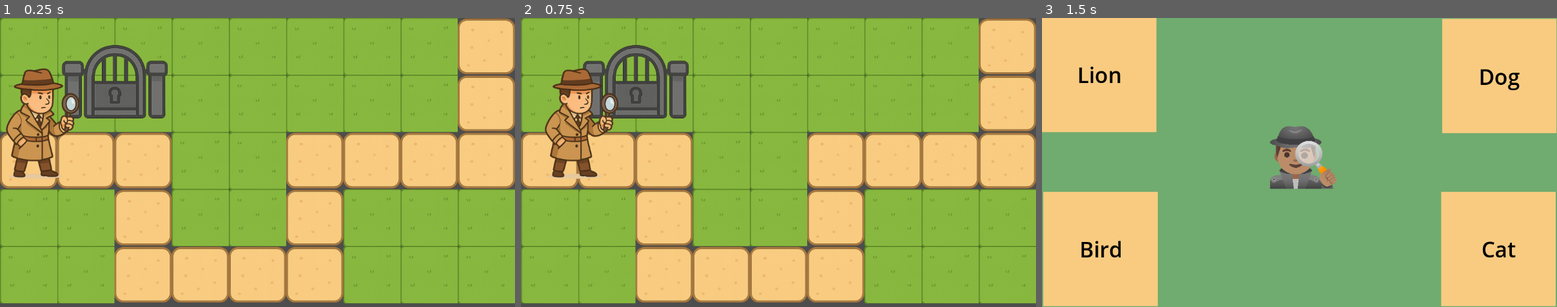
Above: before the commit, frames 1-3 (left to right).
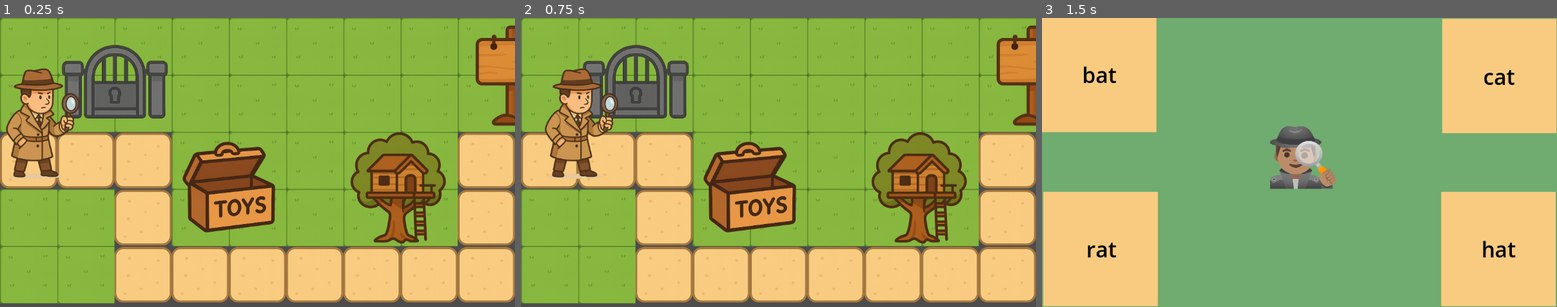
Above: after the commit, the same moments.

Repository: yvenspinto13/detective_q
Game: Godot game, scene res://MainScene.tscn
The game is run twice, just before and just after one commit, with the same random seed, the same clock (stepped at 60 frames per second) and the same inputs.
Inputs (mouse positions are in pixels of both pictures, inside the frame that each line leads up to):
- Up to frame 1 (0.25 s): no input
- Up to frame 2 (0.75 s): tap Enter at 0.5 s; move the mouse to (891, 148) at 0.52 s; hold Right (ui_right) from 0.53 s (still down); click (891, 148) at 0.67 s
- Up to frame 3 (1.5 s): release Right (ui_right) at 1.25 s; tap Space at 1.25 s; drag from (1196, 176) to (1273, 220) at 1.27 s

The runs differ from the first frame. In frame 1, 28% of the frame differs, in the area x 35-100%, y 0-99%; in frame 2, 28%; in frame 3, 0.8%.

Commit message:
re style the home screen and add rhyme puzzle

Diff:
--- a/MainScene.tscn
+++ b/MainScene.tscn
@@ -1,18 +1,31 @@
-[gd_scene load_steps=14 format=3 uid="uid://bjhacrsxuv7cj"]
+[gd_scene load_steps=22 format=3 uid="uid://bjhacrsxuv7cj"]
 
 [ext_resource type="Script" uid="uid://dqx1xxautyunl" path="res://main.gd" id="1_a814b"]
 [ext_resource type="Texture2D" uid="uid://bg1g0jm76wgpl" path="res://assets/objects/lock-gate.png" id="2_5crlr"]
 [ext_resource type="Texture2D" uid="uid://csc13cdmye5p" path="res://assets/objects/paw.png" id="2_hbc2u"]
 [ext_resource type="Texture2D" uid="uid://x0fbdjl6dwsa" path="res://assets/tiles/grass-tile.png" id="3_hbc2u"]
+[ext_resource type="Texture2D" uid="uid://43assu6any4g" path="res://assets/objects/signboard.png" id="3_p5x2j"]
 [ext_resource type="Texture2D" uid="uid://blefc707rpeh6" path="res://assets/tiles/path-tile.png" id="4_torvr"]
 [ext_resource type="Script" uid="uid://ckmdanxmjytsu" path="res://tile_map.gd" id="5_5crlr"]
 [ext_resource type="Script" uid="uid://bkjibyyx81xuk" path="res://detective_character_body_2d.gd" id="5_8xkvn"]
+[ext_resource type="Texture2D" uid="uid://7ixtrscvukoi" path="res://assets/objects/toy_box.png" id="5_yvb8b"]
+[ext_resource type="Texture2D" uid="uid://c2og2hf76yw04" path="res://assets/objects/treehouse.png" id="6_3hf6u"]
 [ext_resource type="Texture2D" uid="uid://3rap63tn6kb1" path="res://assets/objects/detective.png" id="6_p5x2j"]
+[ext_resource type="Texture2D" uid="uid://cus22vtp5b3p7" path="res://assets/objects/cat_collar.png" id="7_yvb8b"]
 
 [sub_resource type="TileSetAtlasSource" id="TileSetAtlasSource_torvr"]
 texture = ExtResource("2_hbc2u")
 texture_region_size = Vector2i(128, 128)
 0:0/0 = 0
+1:0/0 = 0
+0:1/0 = 0
+1:1/0 = 0
+
+[sub_resource type="TileSetAtlasSource" id="TileSetAtlasSource_4mcbk"]
+texture = ExtResource("3_p5x2j")
+texture_region_size = Vector2i(128, 128)
+0:0/0 = 0
+0:0/0/physics_layer_0/polygon_0/points = PackedVector2Array(4, 11, 3, 64, 64, 64, 64, 9)
 1:0/0 = 0
 0:1/0 = 0
 1:1/0 = 0
@@ -27,6 +40,32 @@
 0:1/0/physics_layer_0/polygon_0/points = PackedVector2Array(45, -37, 45, 1, 64, 1, 64, -37)
 1:1/0 = 0
 1:1/0/physics_layer_0/polygon_0/points = PackedVector2Array(-64, -37, -64, 2, -43, 2, -43, -36)
+
+[sub_resource type="TileSetAtlasSource" id="TileSetAtlasSource_mctxq"]
+texture = ExtResource("5_yvb8b")
+texture_region_size = Vector2i(128, 128)
+0:0/0 = 0
+1:0/0 = 0
+0:1/0 = 0
+0:1/0/physics_layer_0/polygon_0/points = PackedVector2Array(51, -53, 51, 7, 64, 6, 64, -55)
+1:1/0 = 0
+
+[sub_resource type="TileSetAtlasSource" id="TileSetAtlasSource_nm5af"]
+texture = ExtResource("6_3hf6u")
+texture_region_size = Vector2i(128, 128)
+0:0/0 = 0
+1:0/0 = 0
+0:1/0 = 0
+0:1/0/physics_layer_0/polygon_0/points = PackedVector2Array(-12, -32, 64, 4, 64, -64, -12, -64)
+1:1/0 = 0
+
+[sub_resource type="TileSetAtlasSource" id="TileSetAtlasSource_3hf6u"]
+texture = ExtResource("7_yvb8b")
+texture_region_size = Vector2i(128, 128)
+0:0/0 = 0
+1:0/0 = 0
+0:1/0 = 0
+1:1/0 = 0
 
 [sub_resource type="TileSetAtlasSource" id="TileSetAtlasSource_q6r6c"]
 texture = ExtResource("3_hbc2u")
@@ -45,6 +84,10 @@
 sources/8 = SubResource("TileSetAtlasSource_kdubu")
 sources/10 = SubResource("TileSetAtlasSource_0hol4")
 sources/0 = SubResource("TileSetAtlasSource_torvr")
+sources/1 = SubResource("TileSetAtlasSource_4mcbk")
+sources/2 = SubResource("TileSetAtlasSource_mctxq")
+sources/3 = SubResource("TileSetAtlasSource_nm5af")
+sources/4 = SubResource("TileSetAtlasSource_3hf6u")
 
 [node name="Node2D" type="Node2D"]
 script = ExtResource("1_a814b")
@@ -54,9 +97,9 @@
 collision_visibility_mode = 1
 format = 2
 layer_0/name = "ground"
-layer_0/tile_data = PackedInt32Array(65536, 7, 0, 0, 7, 0, 1, 7, 0, 65537, 7, 0, 65538, 7, 0, 2, 7, 0, 3, 7, 0, 65539, 7, 0, 196613, 8, 0, 262149, 8, 0, 262150, 7, 0, 196614, 7, 0, 196615, 7, 0, 262151, 7, 0, 262152, 7, 0, 196616, 7, 0, 196617, 7, 0, 262153, 7, 0, 65545, 7, 0, 65544, 8, 0, 65542, 7, 0, 65541, 7, 0, 5, 7, 0, 6, 7, 0, 7, 7, 0, 65543, 7, 0, 8, 8, 0, 9, 7, 0, 131072, 8, 0, 131073, 8, 0, 131074, 8, 0, 196610, 8, 0, 262146, 8, 0, 262147, 8, 0, 262148, 8, 0, 131077, 8, 0, 131078, 8, 0, 131079, 8, 0, 131080, 8, 0, 4, 7, 0, 65540, 7, 0, 131076, 7, 0, 131075, 7, 0, 196611, 7, 0, 196612, 7, 0, 131081, 7, 0, 196608, 7, 0, 196609, 7, 0, 262145, 7, 0, 262144, 7, 0)
+layer_0/tile_data = PackedInt32Array(65536, 7, 0, 0, 7, 0, 1, 7, 0, 65537, 7, 0, 65538, 7, 0, 2, 7, 0, 3, 7, 0, 65539, 7, 0, 196613, 7, 0, 262149, 8, 0, 262150, 8, 0, 196614, 7, 0, 196615, 7, 0, 262151, 8, 0, 262152, 8, 0, 196616, 8, 0, 196617, 7, 0, 262153, 7, 0, 65545, 7, 0, 65544, 7, 0, 65542, 7, 0, 65541, 7, 0, 5, 7, 0, 6, 7, 0, 7, 7, 0, 65543, 7, 0, 8, 7, 0, 9, 7, 0, 131072, 8, 0, 131073, 8, 0, 131074, 8, 0, 196610, 8, 0, 262146, 8, 0, 262147, 8, 0, 262148, 8, 0, 131077, 7, 0, 131078, 7, 0, 131079, 7, 0, 131080, 8, 0, 4, 7, 0, 65540, 7, 0, 131076, 7, 0, 131075, 7, 0, 196611, 7, 0, 196612, 7, 0, 131081, 8, 0, 196608, 7, 0, 196609, 7, 0, 262145, 7, 0, 262144, 7, 0)
 layer_1/name = "infra"
-layer_1/tile_data = PackedInt32Array(1, 10, 0, 65537, 10, 1, 2, 65546, 0, 65538, 65546, 1)
+layer_1/tile_data = PackedInt32Array(1, 10, 0, 65537, 10, 1, 2, 65546, 0, 65538, 65546, 1, 131075, 2, 0, 196611, 2, 1, 131076, 65538, 0, 196612, 65538, 1, 131078, 3, 0, 196614, 3, 1, 131079, 65539, 0, 196615, 65539, 1, 8, 1, 0, 65544, 1, 1, 9, 65537, 0, 65545, 65537, 1)
 script = ExtResource("5_5crlr")
 
 [node name="CharacterBody2D" type="CharacterBody2D" parent="."]
--- a/detective_character_body_2d.gd
+++ b/detective_character_body_2d.gd
@@ -1,7 +1,7 @@
 extends CharacterBody2D
 
 @export var speed: float = 200.0
-var gate_triggered: bool = false
+@export var gate_triggered: bool = false
 
 signal puzzle_touched
 
@@ -36,3 +36,7 @@
 					print("Gate")
 					gate_triggered = true
 					emit_signal("puzzle_touched", "SoundMatchScene", tile_id_x)
+				elif tile_id_x == 2:
+					print("Gate")
+					gate_triggered = true
+					emit_signal("puzzle_touched", "RhymePuzzleScene", tile_id_x)
--- a/main.gd
+++ b/main.gd
@@ -43,6 +43,7 @@
 	mark_and_update_tile_call.call(puzzle, current_puzzle_tile)
 	puzzle_container.remove_child(puzzle_instance)
 	_set_main_level_visibility(true)
+	player.gate_triggered = false
 
 func mark_solved(key: String) -> void:
 	if puzzles_solved.has(key):
--- /dev/null
+++ b/scenes/PuzzlePiece.tscn
@@ -0,0 +1,24 @@
+[gd_scene load_steps=2 format=3 uid="uid://budi16qsskegj"]
+
+[ext_resource type="Script" uid="uid://8d805818su3b" path="res://scenes/puzzle_piece.gd" id="1_jpqrk"]
+
+[node name="PuzzlePiece" type="Control"]
+layout_mode = 3
+anchors_preset = 15
+anchor_right = 1.0
+anchor_bottom = 1.0
+grow_horizontal = 2
+grow_vertical = 2
+script = ExtResource("1_jpqrk")
+
+[node name="TextureRect" type="TextureRect" parent="."]
+layout_mode = 0
+offset_right = 40.0
+offset_bottom = 40.0
+
+[node name="Label" type="Label" parent="TextureRect"]
+layout_mode = 0
+offset_right = 40.0
+offset_bottom = 23.0
+horizontal_alignment = 1
+vertical_alignment = 1
--- /dev/null
+++ b/scenes/RhymePuzzleScene.tscn
@@ -0,0 +1,27 @@
+[gd_scene load_steps=3 format=3 uid="uid://b7n1bkhyplv16"]
+
+[ext_resource type="Script" uid="uid://5suw41l3vsml" path="res://scenes/rhyme_puzzle_scene.gd" id="1_4usx6"]
+
+[sub_resource type="StyleBoxFlat" id="StyleBoxFlat_4usx6"]
+bg_color = Color(0.439216, 0.670588, 0.435294, 1)
+
+[node name="RhymePuzzle" type="Node2D"]
+script = ExtResource("1_4usx6")
+
+[node name="PuzzleArea" type="Control" parent="."]
+layout_mode = 3
+anchors_preset = 0
+offset_right = 40.0
+offset_bottom = 40.0
+
+[node name="Background" type="Panel" parent="PuzzleArea"]
+z_index = -2
+offset_right = 1153.0
+offset_bottom = 648.0
+theme_override_styles/panel = SubResource("StyleBoxFlat_4usx6")
+
+[node name="WordPairs" type="Node2D" parent="."]
+
+[node name="Feedback" type="Label" parent="."]
+offset_right = 40.0
+offset_bottom = 23.0
--- /dev/null
+++ b/scenes/puzzle_piece.gd
@@ -0,0 +1,76 @@
+extends Control
+
+signal matched(word)
+
+@export var word: String
+@export var match_word: String
+@export var is_left: bool = true   # left half (male) vs right half (female)
+
+var dragging = false
+var drag_offset = Vector2.ZERO
+
+@onready var label = $TextureRect/Label
+@onready var sprite = $TextureRect
+var right_scale = 0.24
+var left_piece = 0.2
+
+
+func _ready():
+	label.text = word
+	label.add_theme_font_size_override("font_size", 150)
+
+
+	# Load correct sprite (male/female)
+	if is_left:
+		sprite.texture = preload("res://assets/objects/puzzle_piece_male.png")
+		sprite.scale = Vector2(0.2, 0.2)
+		label.size = sprite.size
+		label.offset_left = 0
+	else:
+		sprite.texture = preload("res://assets/objects/puzzle_piece_female.png")
+		sprite.scale = Vector2(0.24, 0.24)
+		label.offset_left = 100
+		label.size = sprite.size
+	# Make label fill parent (TextureRect)
+	label.set_anchors_preset(Control.PRESET_FULL_RECT)
+
+	label.offset_top = 0
+	label.offset_right = 0
+	label.offset_bottom = 0
+	# Align text
+	label.horizontal_alignment = HORIZONTAL_ALIGNMENT_CENTER
+	label.vertical_alignment = VERTICAL_ALIGNMENT_CENTER
+
+func _gui_input(event):
+	if event is InputEventMouseButton:
+		if event.pressed:
+			dragging = true
+			drag_offset = event.position
+		else:
+			dragging = false
+			check_for_match()
+	elif event is InputEventMouseMotion and dragging:
+		global_position = get_global_mouse_position() - drag_offset
+
+func check_for_match():
+	print("checking match")
+	for sibling in get_parent().get_children():
+		if sibling == self:
+			continue
+		print("checking sibling", sibling, sibling.word, match_word)
+		if sibling is Control and sibling.word == match_word:
+			var dist = global_position.distance_to(sibling.global_position)
+			print("dist", dist)
+			if dist < 161: # snapping distance
+				# Snap visually so male and female connect
+				print("check pos", sibling.global_position, sprite.texture.get_width())
+				if is_left:
+					global_position = sibling.global_position + Vector2(-sprite.texture.get_width() + 20, 0)
+				else:
+					global_position = sibling.global_position + Vector2(sprite.texture.get_width() - 20, 0)
+
+				emit_signal("matched", word)
+				#mouse_filter = Control.MOUSE_FILTER_IGNORE
+				#sibling.mouse_filter = Control.MOUSE_FILTER_IGNORE
+				sibling.queue_free()
+				queue_free()
--- /dev/null
+++ b/scenes/rhyme_puzzle_scene.gd
@@ -0,0 +1,55 @@
+extends Node2D
+
+signal puzzle_completed(clue_id: String)
+# Example rhyming pairs
+var pairs = [
+	{"word": "box", "rhyme": "fox"},
+	{"word": "tree", "rhyme": "bee"},
+	{"word": "cat", "rhyme": "hat"}
+]
+
+var matched_pairs = 0
+
+@onready var feedback_label = $Feedback
+@onready var word_pairs_container = $WordPairs
+
+func _ready():
+	spawn_pairs()
+
+func spawn_pairs():
+	var y_offset = 50
+	var i = 0
+	var y_offsets_left = [50, 250, 450]
+	var y_offsets_right = [50, 250, 450]
+	y_offsets_left.shuffle()
+	y_offsets_right.shuffle()
+	print("offsets", y_offsets_left, y_offsets_right)
+	for p in pairs:
+		# Left piece (male side)
+		var left_piece = create_piece(p.word, p.rhyme, true)
+		left_piece.position = Vector2(100, y_offsets_left[i])
+		word_pairs_container.add_child(left_piece)
+
+		# Right piece (female side)
+		var right_piece = create_piece(p.rhyme, p.word, false)
+		right_piece.position = Vector2(400, y_offsets_right[i])
+		word_pairs_container.add_child(right_piece)
+
+		y_offset += 200
+		i+=1
+
+func create_piece(word: String, match_word: String, is_left: bool) -> Control:
+	var piece = preload("res://scenes/PuzzlePiece.tscn").instantiate()
+	piece.word = word
+	piece.match_word = match_word
+	piece.is_left = is_left
+	piece.connect("matched", Callable(self, "_on_piece_matched"))
+	return piece
+
+func _on_piece_matched(word):
+	matched_pairs += 1
+	feedback_label.text = "Matched: %s!" % word
+
+	if matched_pairs == pairs.size():
+		feedback_label.text = "All rhymes matched! Puzzle solved!"
+		emit_signal("puzzle_completed", "toy_box")
--- a/scenes/sound_match_control.gd
+++ b/scenes/sound_match_control.gd
@@ -5,12 +5,7 @@
 
 @export var clue_id: String = "cat_collar"  # set in editor per-puzzle
 # Option list: name + path to audio (edit these to match your files)
-var options_data := [
-	{"name":"Dog",  "path":"res://audio/dog.ogg"},
-	{"name":"Cat",  "path":"res://audio/cat.ogg"},
-	{"name":"Bird", "path":"res://audio/baby_chicken.ogg"},
-	{"name":"Lion", "path":"res://audio/lion.ogg"}
-]
+var options_data := ["cat", "hat", "rat", "bat"]
 
 # runtime
 var shuffled := []
@@ -39,16 +34,15 @@
 	# create shuffled copy
 	shuffled = options_data.duplicate()
 	shuffled.shuffle()
-	correct_index = randi() % shuffled.size()
-	# load reference stream
-	var ref_path = shuffled[correct_index]["path"]
+	# load reference stream, this should be based on level
+	var ref_path = "res://audio/cat.ogg"
 	ref_player.stream = load(ref_path)
 	# Assign shuffled words to zone labels
 	for i in zones.size():
 		var zone = zones[i]
 		var label = zone.get_node("Label")
 		print("assign label", label)
-		label.text = shuffled[i]["name"]
+		label.text = shuffled[i]
 	ref_player.play()
 
 func _receive_drop(drop_target: Panel) -> void:
@@ -56,7 +50,7 @@
 		print("received", drop_target)
 		var label = drop_target.get_node("Label")
 		var isSuccess = false
-		if label.text == shuffled[correct_index]["name"]:
+		if label.text == "cat":
 			print("success")
 			isSuccess = true
 
@@ -68,7 +62,7 @@
 		old_drop.border_width_bottom = 5
 		if isSuccess:
 			old_drop.border_color = Color(0, 1, 0)
-			await get_tree().create_timer(2.0).timeout
+			await get_tree().create_timer(1.0).timeout
 			emit_signal("puzzle_completed", "gate" )
 		else:
 			old_drop.border_color = Color(1, 0, 0)
--- a/tile_map.gd
+++ b/tile_map.gd
@@ -2,18 +2,18 @@
 
 var puzzle_clueid: Dictionary = {
 	"gate": 0,
-	"toy_box": 5,
+	"toy_box": 4,
 	"tree_house": 6,
 	"signboard": 7,
 }
 
 func mark_and_update_tile(puzzle: String, tile_id: int) ->void:
-	print("received stuff")
+	print("received stuff", puzzle)
 	if tile_id > 0:
 		var old_tile = self.get_used_cells_by_id(1,tile_id)
-		self.set_cell(1, old_tile[0], 0, Vector2i(0, 0))
-		self.set_cell(1, old_tile[1], 0, Vector2i(0, 1))
-		self.set_cell(1, old_tile[2], 0, Vector2i(1, 0))
-		self.set_cell(1, old_tile[3], 0, Vector2i(1, 1))
+		self.set_cell(1, old_tile[0], puzzle_clueid[puzzle], Vector2i(0, 0))
+		self.set_cell(1, old_tile[1], puzzle_clueid[puzzle], Vector2i(0, 1))
+		self.set_cell(1, old_tile[2], puzzle_clueid[puzzle], Vector2i(1, 0))
+		self.set_cell(1, old_tile[3], puzzle_clueid[puzzle], Vector2i(1, 1))
 
 		print("old", old_tile)
Binary file added: assets/objects/cat_collar.png
Not shown, added: assets/objects/cat_collar.png.import
Binary file added: assets/objects/puzzle_piece_female.png
Not shown, added: assets/objects/puzzle_piece_female.png.import
Binary file added: assets/objects/puzzle_piece_male.png
Not shown, added: assets/objects/puzzle_piece_male.png.import
Binary file added: assets/objects/signboard.png
Not shown, added: assets/objects/signboard.png.import
Binary file added: assets/objects/toy_box.png
Not shown, added: assets/objects/toy_box.png.import
Binary file added: assets/objects/treehouse.png
Not shown, added: assets/objects/treehouse.png.import
(and 2 more such lines)
